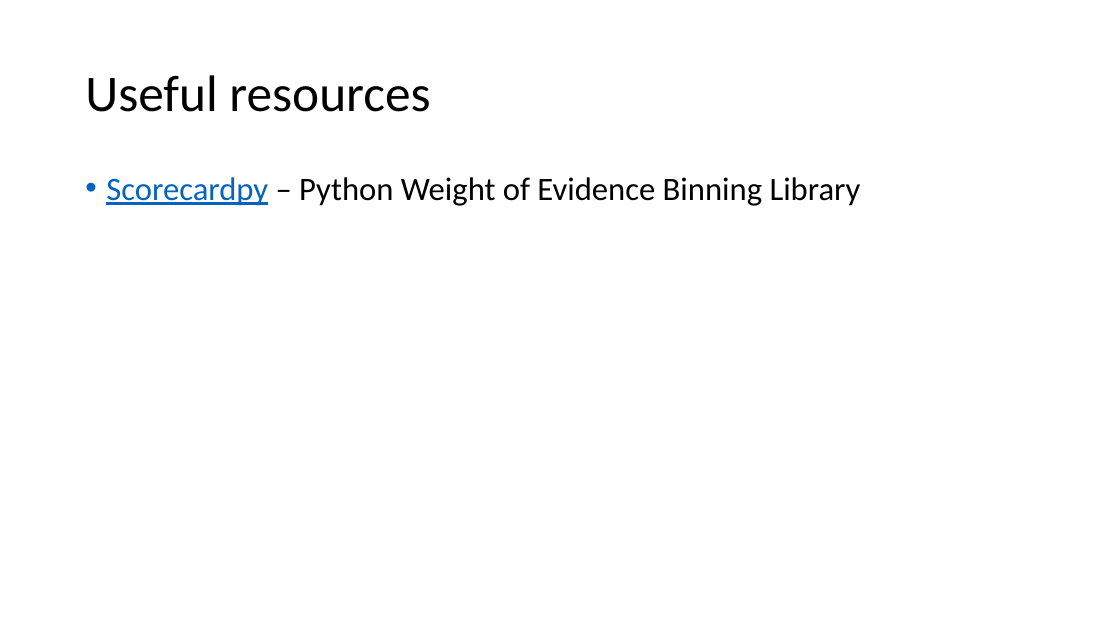
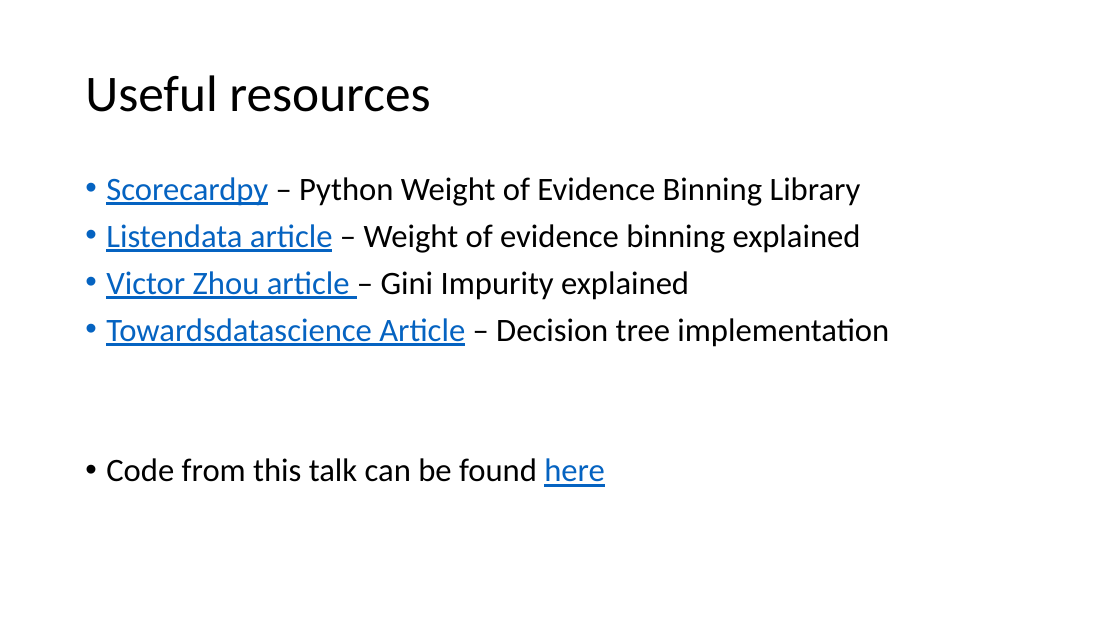
Before and after one commit to oli5679/WeightOfEvidenceDemo, a slide deck: slide 10 of Presentation.pptx. Drawn at 1120x630 pixels with LibreOffice and Linux fonts; fonts in the diff are those of the drawing. Boxes give left, top, right and bottom in pixels: in the first picture for what was removed or moved away, otherwise in the second. Text is boxed around its words. In the diff, an @@ line names an element or a change of style, - is before the commit and + after.

```diff
--- a/Presentation.pptx
+++ b/Presentation.pptx
@@ text at box(106, 224, 889, 487): paragraphs added @@
+• Listendata article – Weight of evidence binning explained
+• Victor Zhou article – Gini Impurity explained
+• Towardsdatascience Article – Decision tree implementation
+• Code from this talk can be found here
```
Also in this commit, not shown: 2 other slides changed, 2 other files.
